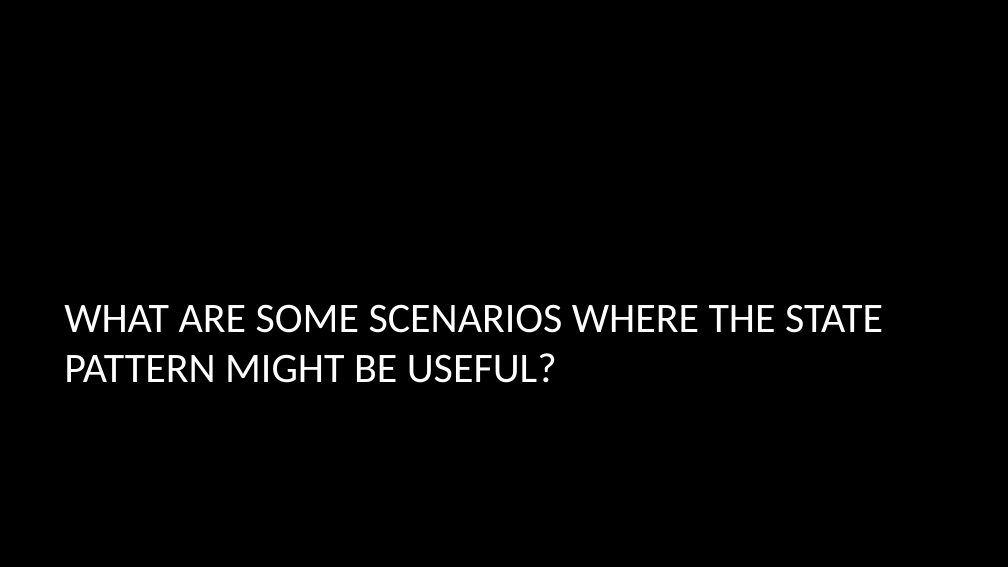
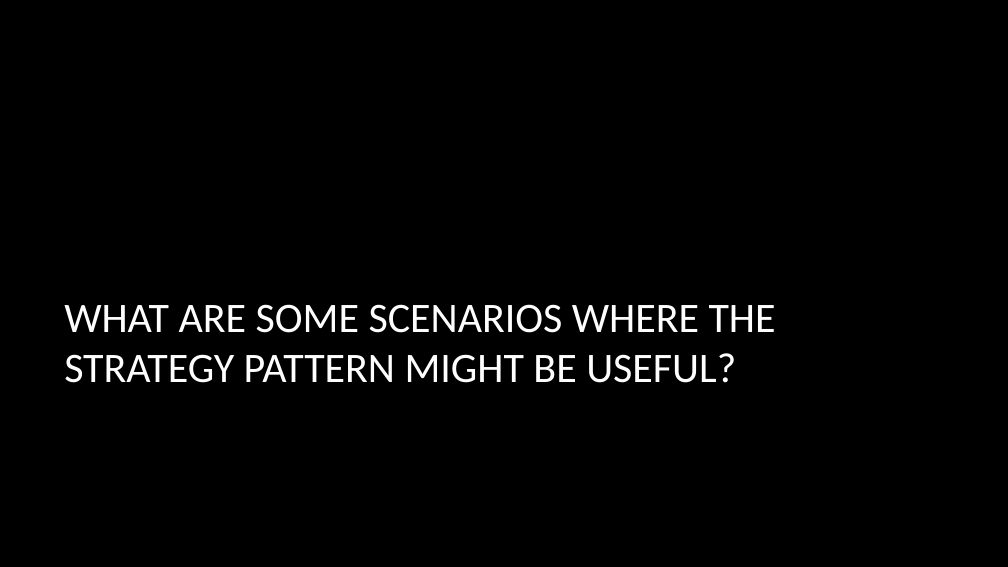
Before and after one commit to dundane/CSC360Demos, a slide deck: slide 104 of CSC360Demo/Design Patterns Slide Show.pptx. Drawn at 1008x567 pixels with LibreOffice and Linux fonts; fonts in the diff are those of the drawing; background and template pictures are left out. Boxes give left, top, right and bottom in pixels: in the first picture for what was removed or moved away, otherwise in the second. Text is boxed around its words. In the diff, an @@ line names an element or a change of style, - is before the commit and + after.

Commit message:
Update for strategy

```diff
--- a/CSC360Demo/Design Patterns Slide Show.pptx
+++ b/CSC360Demo/Design Patterns Slide Show.pptx
@@ title at (64, 304, 776, 383): text changed @@
-WHAT ARE SOME SCENARIOS WHERE THE STATE PATTERN MIGHT BE USEFUL?
+WHAT ARE SOME SCENARIOS WHERE THE STRATEGY PATTERN MIGHT BE USEFUL?
```
Also in this commit, not shown: 8 other slides changed, 2 slides added.
